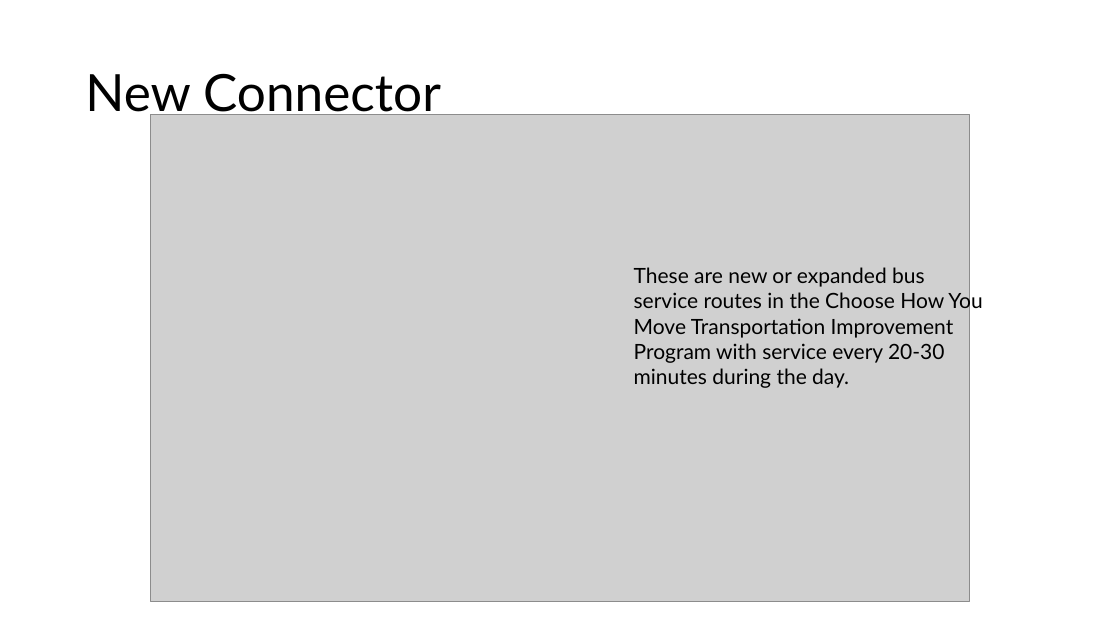
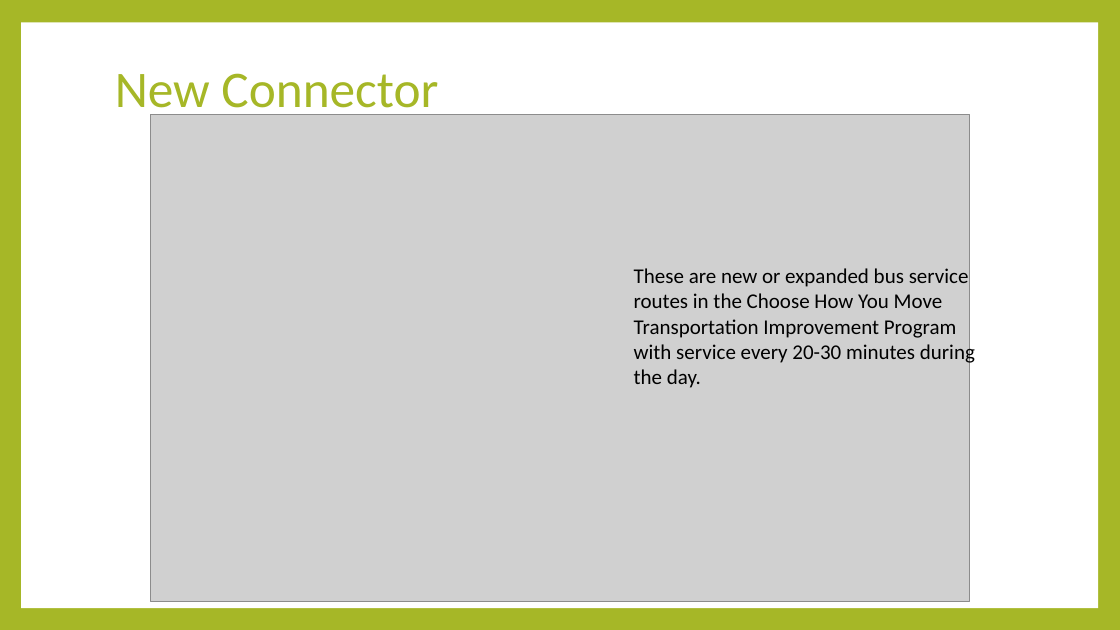
Before and after one commit to NSS-Full-Time-Data-Analytics-14/Capstone_jaime, a slide deck: slide 11 of capstonepresentation.pptx (slide 9 before the commit). Drawn at 1120x630 pixels with LibreOffice and Linux fonts; fonts in the diff are those of the drawing; grey boxes stand for pictures. Boxes give left, top, right and bottom in pixels: in the first picture for what was removed or moved away, otherwise in the second. Text is boxed around its words. In the diff, an @@ line names an element or a change of style, - is before the commit and + after.

```diff
--- a/capstonepresentation.pptx
+++ b/capstonepresentation.pptx
@@ background #FFFFFF to #A6B727 @@
@@ rectangle added at box(21, 23, 1098, 608), fill #FFFFFF @@
@@ title "New Connector": place and size @@
-title "New Connector" at box(85, 73, 441, 120)
+title "New Connector" at box(115, 73, 438, 120)
@@ title "New Connector" at box(115, 73, 438, 120): font Lato to Calibri, text colour #000000 to #A6B727 @@
@@ text "These are new or expanded ..." at box(634, 268, 975, 388): font Lato to Calibri @@
```
Also in this commit, not shown: 6 other slides changed, 7 slides added, 3 slides removed, 6 other files.
